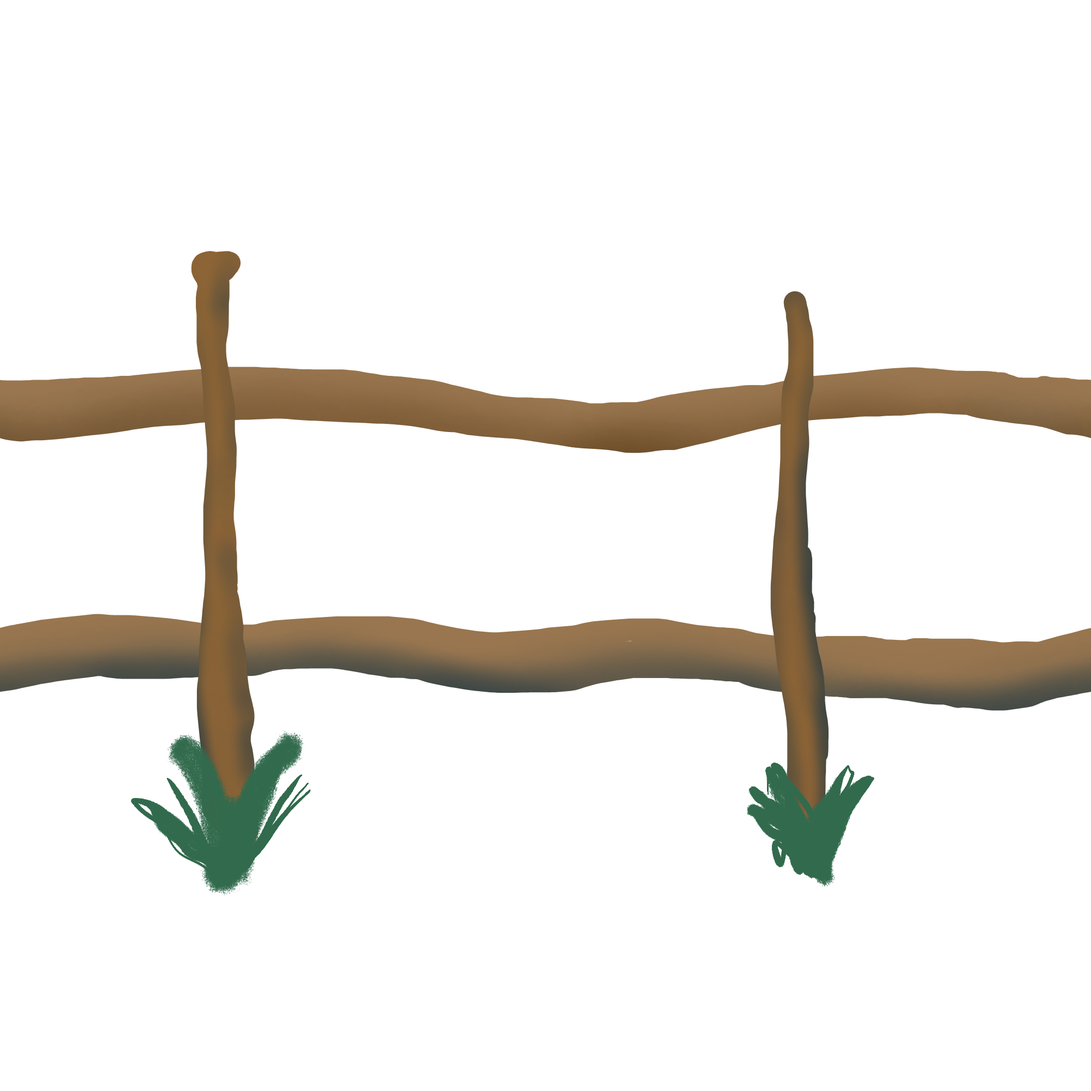
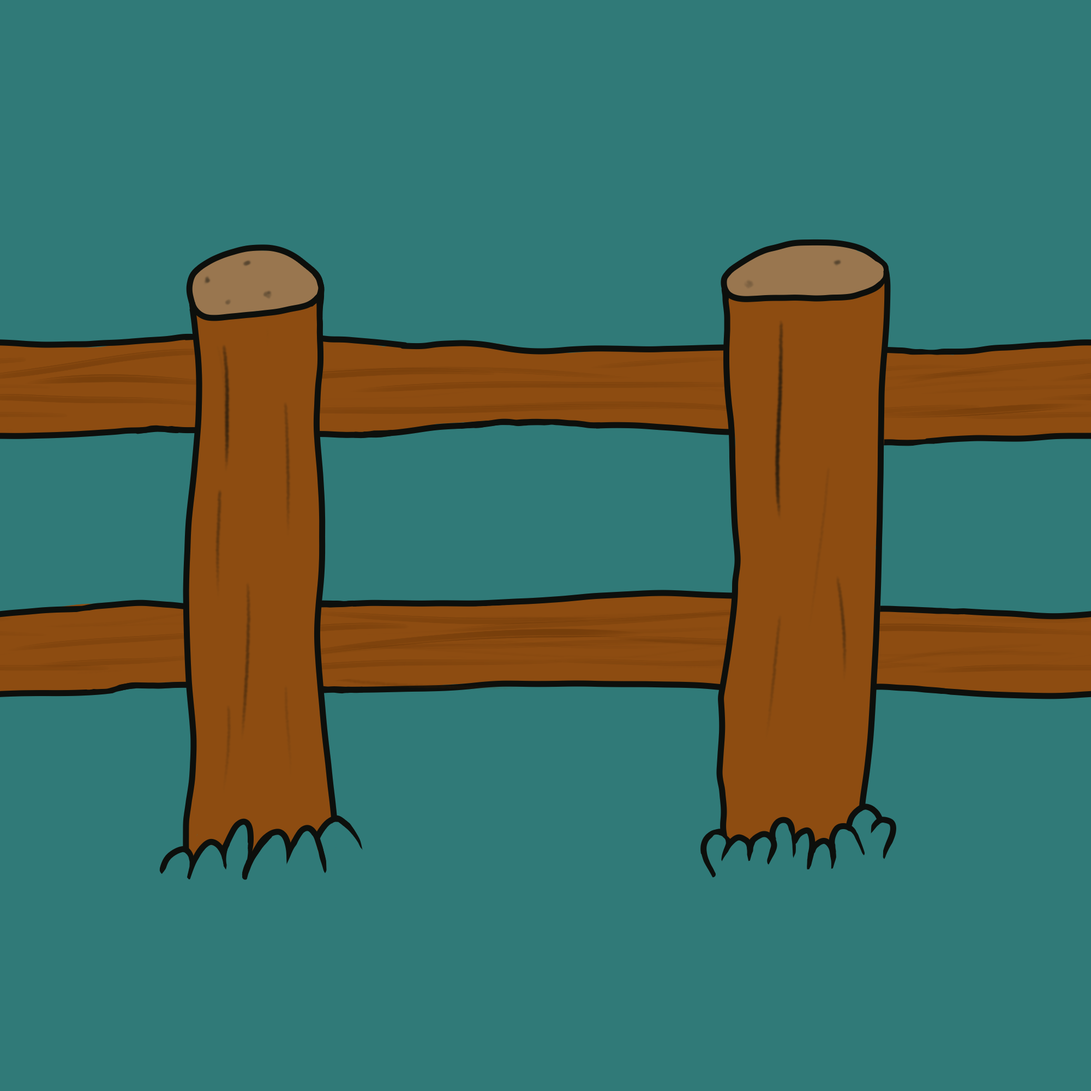
Layered file, before and after one edit (1091×1091). Changes by layer:
painted on "Gras" over [104, 698, 909, 909]
added layer "Pfost highlights" above "Pfost contour" over [174, 244, 874, 839]
renamed "Fence Post" to "Pfost contour", painted on it over [104, 0, 944, 944]
added layer "Pfost fill" above "Wood highlights" over [139, 0, 909, 909]
added layer "Wood highlights" above "Wood contour" over [0, 314, 1091, 699]
renamed "Upper" to "Wood contour", painted on it over [0, 0, 1091, 839]
removed layer "Lower" over [0, 523, 1091, 839]
added layer "Wood fill" above "Sketch" over [0, 0, 1091, 1048]
showed "Background", painted on it over [0, 0, 1091, 1091]
